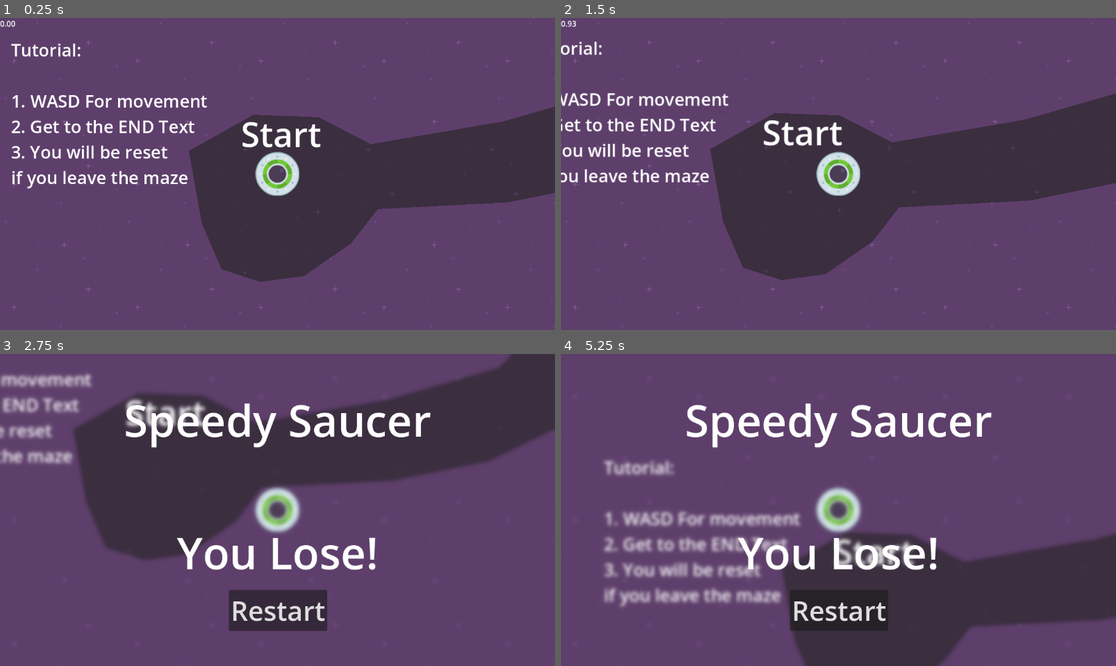
Above: before the commit, frames 1-4 (two rows, left to right).
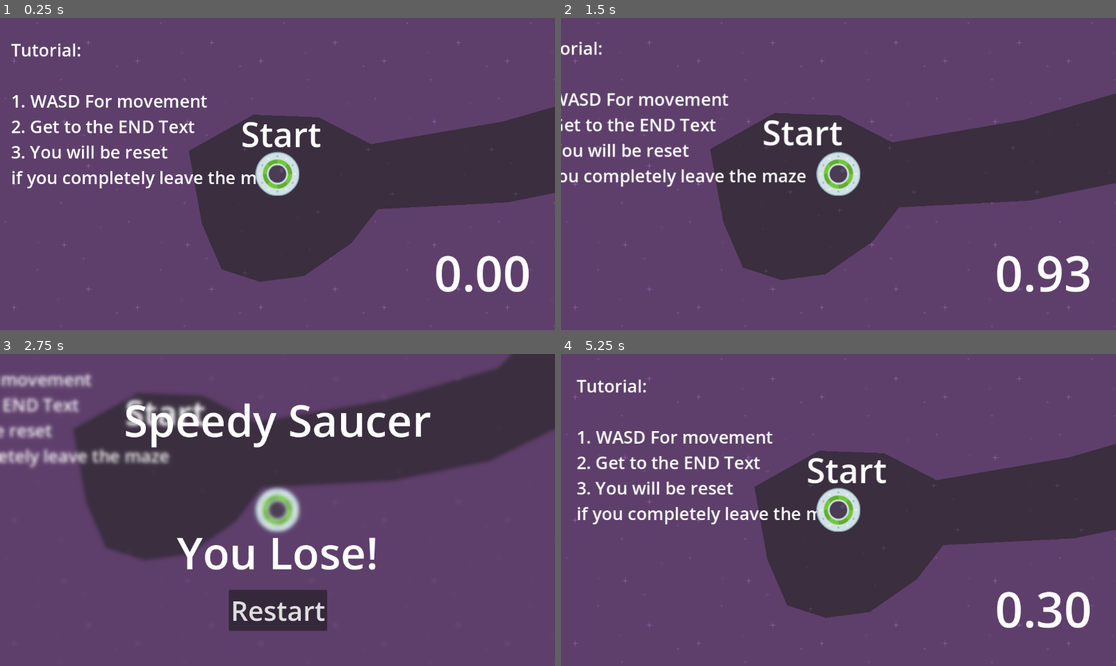
Above: after the commit, the same moments.

Repository: Squawkykaka/SpeedySaucer
Game: Godot game, scene res://scenes/level_1.tscn
Same seed, same stepped clock (60 frames per second), same inputs: the game is played once before the commit and once after it.
Inputs:
- Up to frame 1 (0.25 s): no input
- Up to frame 2 (1.5 s): tap Enter at 0.5 s; hold D (move_right) 0.53-1.28 s; hold S (move_down) from 1.28 s (still down)
- Up to frame 3 (2.75 s): release S (move_down) at 2.03 s; hold D (move_right) from 2.03 s (still down)
- Up to frame 4 (5.25 s): release D (move_right) at 2.75 s; click "Restart" at 2.75 s; tap Backspace (restart_level, bound only after the commit) at 3.5, 4.9 s; hold W (move_up) 3.53-4.28 s; hold A (move_left) from 4.28 s (still down)

The runs differ from the first frame. In frame 1, 1.6% of the frame differs, in the area x 0-96%, y 0-88%; in frame 2, 1.8%; in frame 3, 0.8%; in frame 4, 40%, in the area x 0-100%, y 1-100%.

Commit message:
Added a restart level keyind, and resized timer

Diff:
--- a/project.godot
+++ b/project.godot
@@ -49,3 +49,9 @@
 , Object(InputEventKey,"resource_local_to_scene":false,"resource_name":"","device":-1,"window_id":0,"alt_pressed":false,"shift_pressed":false,"ctrl_pressed":false,"meta_pressed":false,"pressed":false,"keycode":0,"physical_keycode":4194319,"key_label":0,"unicode":0,"echo":false,"script":null)
 ]
 }
+restart_level={
+"deadzone": 0.5,
+"events": [Object(InputEventKey,"resource_local_to_scene":false,"resource_name":"","device":-1,"window_id":0,"alt_pressed":false,"shift_pressed":false,"ctrl_pressed":false,"meta_pressed":false,"pressed":false,"keycode":0,"physical_keycode":4194308,"key_label":0,"unicode":0,"echo":false,"script":null)
+, Object(InputEventKey,"resource_local_to_scene":false,"resource_name":"","device":-1,"window_id":0,"alt_pressed":false,"shift_pressed":false,"ctrl_pressed":false,"meta_pressed":false,"pressed":false,"keycode":0,"physical_keycode":82,"key_label":0,"unicode":114,"echo":false,"script":null)
+]
+}
--- a/scenes/level_1.tscn
+++ b/scenes/level_1.tscn
@@ -28,10 +28,10 @@
 
 [node name="Graphics" type="Node" parent="."]
 
-[node name="CanvasLayer" type="CanvasLayer" parent="Graphics"]
+[node name="BackgroundLayer" type="CanvasLayer" parent="Graphics"]
 layer = -1
 
-[node name="Background" type="TextureRect" parent="Graphics/CanvasLayer"]
+[node name="Background" type="TextureRect" parent="Graphics/BackgroundLayer"]
 z_index = -100
 anchors_preset = 15
 anchor_right = 1.0
@@ -78,14 +78,25 @@
 1. WASD For movement
 2. Get to the END Text
 3. You will be reset
-if you leave the maze"
+if you completely leave the maze"
 metadata/_edit_use_anchors_ = true
 
 [node name="HUD" type="CanvasLayer" parent="Graphics"]
+offset = Vector2(-50, -50)
+transform = Transform2D(1, 0, 0, 1, -50, -50)
 
 [node name="Timer" type="Label" parent="Graphics/HUD"]
-offset_right = 40.0
-offset_bottom = 23.0
+anchors_preset = 3
+anchor_left = 1.0
+anchor_top = 1.0
+anchor_right = 1.0
+anchor_bottom = 1.0
+offset_left = -185.0
+offset_top = -138.0
+grow_horizontal = 0
+grow_vertical = 0
+theme_override_font_sizes/font_size = 101
+text = "N/A"
 script = SubResource("GDScript_0rqkh")
 
 [node name="Player" parent="." instance=ExtResource("2_7omxt")]
--- a/scripts/level.gd
+++ b/scripts/level.gd
@@ -1,3 +1,4 @@
+# A 2D Node with transform properties
 extends Node2D
 
 # the time elapsed since scene start.
@@ -20,7 +21,8 @@
 	if !is_stopped:
 		time_elapsed += delta
 
-
+	# Manages the keybinds
+	keybind_manager()
 
 func stop() -> void:
 	# makes the timer invisiible.
@@ -40,7 +42,6 @@
 	end_screen.visible = true
 	end_screen.lose_game()
 
-
 func _on_end_area_body_entered(_body):
 	# Setup the timer for display.
 	var winning_time = str(time_elapsed).pad_decimals(2)
@@ -54,7 +55,6 @@
 	end_screen.win_game(winning_time)
 	end_screen.visible = true
 
-
 func _on_end_screen_reset_button_pressed():
 	# Restart the level.
 	get_tree().reload_current_scene()
@@ -63,3 +63,7 @@
 # When the first movement key is pressed, start the timer.
 func _on_player_move_button_pressed():
 	is_stopped = false
+
+func keybind_manager():
+	if Input.is_action_just_pressed("restart_level"):
+		get_tree().reload_current_scene()
